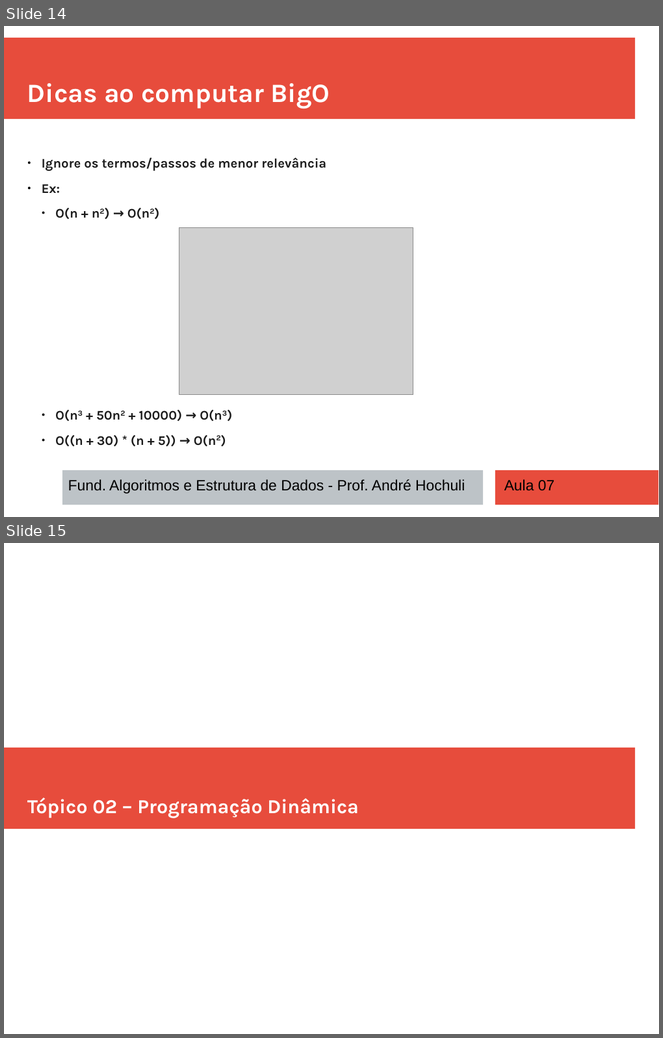
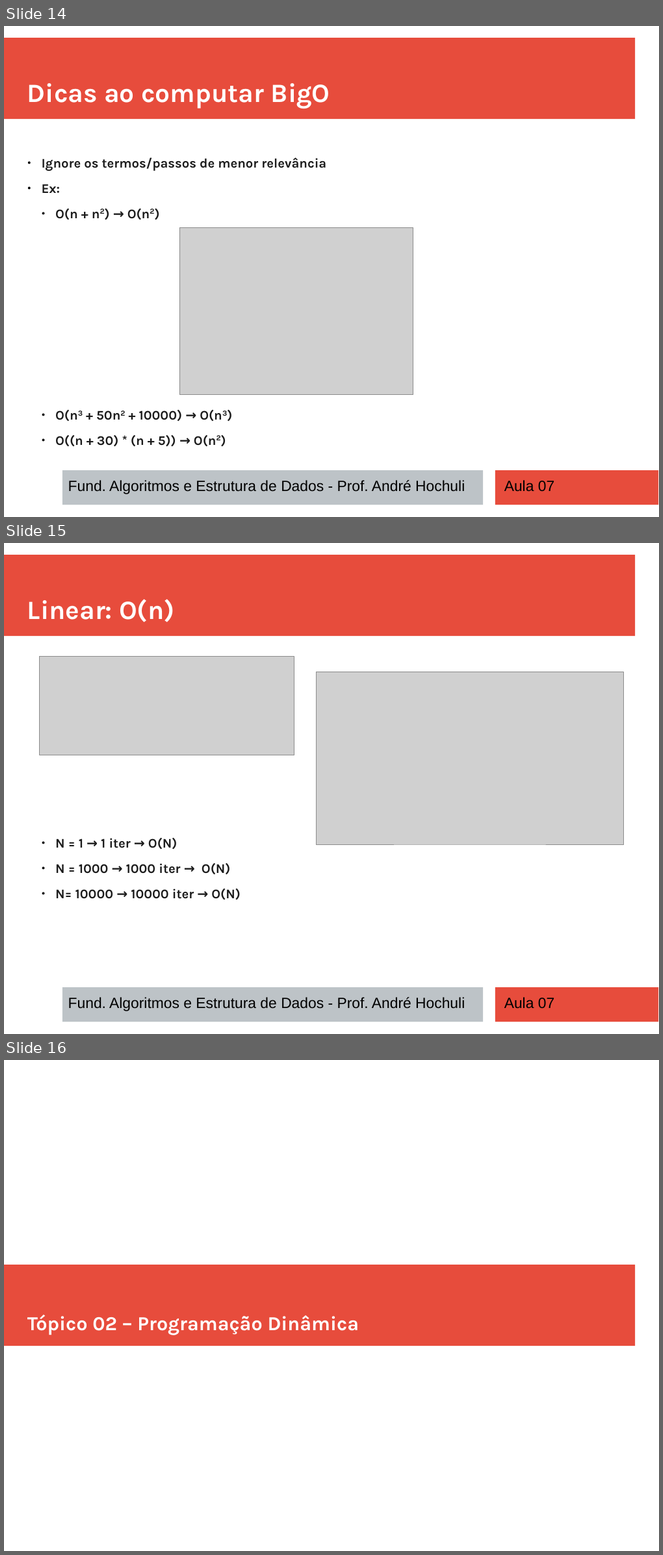
Before and after one commit to andrehochuli/teaching, a slide deck: DataStructuresAndAlgorithms/Lecture 02 - Complexidade e Programação Dinâmica/Lecture 02 - Complexidade e Programação Dinâmica.pptx. Shown one above the other, each under a label of ours: slides 14 and 15 before the commit, slides 14, 15 and 16 after it. The pictures are 663x1038 and 663x1555 pixels, drawn with LibreOffice and Linux fonts; fonts in the diff are those of the drawing; grey boxes stand for pictures. Boxes give left, top, right and bottom in pixels: in the first picture for what was removed or moved away, otherwise in the second. Text is boxed around its words. In the diff, an @@ line names an element or a change of style, - is before the commit and + after.

```diff
--- a/DataStructuresAndAlgorithms/Lecture 02 - Complexidade e Programação Dinâmica/Lecture 02 - Complexidade e Programação Dinâmica.pptx
+++ b/DataStructuresAndAlgorithms/Lecture 02 - Complexidade e Programação Dinâmica/Lecture 02 - Complexidade e Programação Dinâmica.pptx
@@ slide 15 added at bbox=[4, 543, 659, 1034], background #FFFFFF; not listed: 3 template elements that a slide beside it also shows @@
@@ text added at bbox=[27, 599, 175, 622], 32 pt, text #FFFFFF, bold @@
+Linear: O(n)
@@ picture added at bbox=[40, 657, 295, 756] @@
@@ picture added at bbox=[316, 672, 623, 845] @@
@@ text added at bbox=[55, 838, 241, 900], 16 pt, text #1C1C1C, bold @@
+  ● N = 1 → 1 iter → O(N)
+  ● N = 1000 → 1000 iter → O(N)
+  ● N= 10000 → 10000 iter → O(N)
@@ text added at bbox=[68, 997, 465, 1012], 18 pt, text #000000 @@
+Fund. Algoritmos e Estrutura de Dados - Prof. André Hochuli
@@ text added at bbox=[504, 997, 555, 1009], 18 pt, text #000000 @@
+Aula 07
@@ what was slide 15 is now slide 16 @@
```
Also in this commit, not shown: 4 slides changed.
